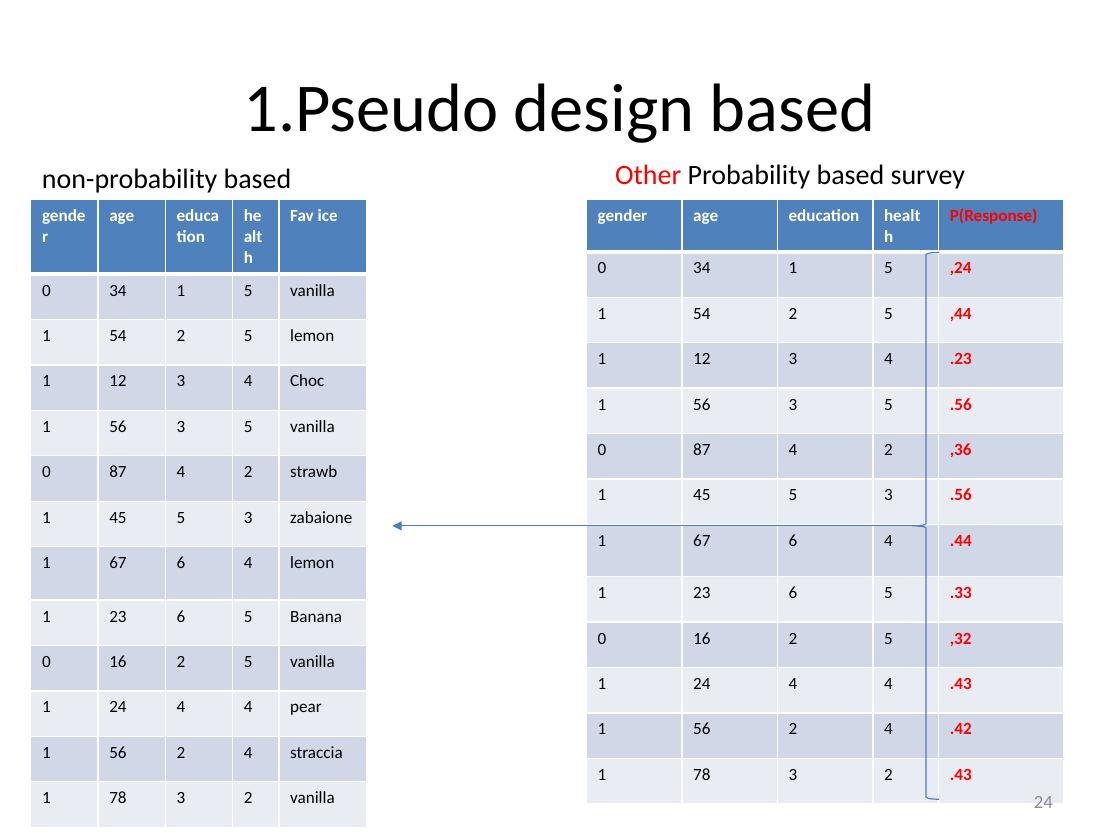
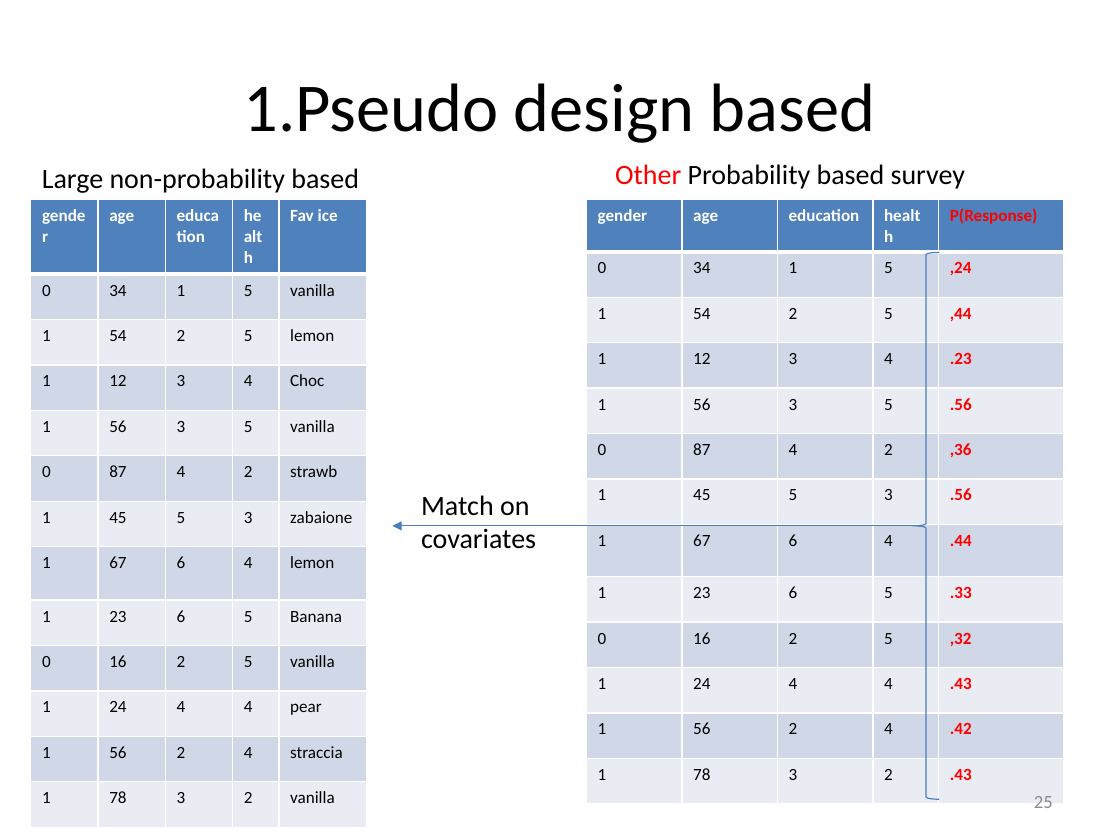
Before and after one commit to peterlugtig/peterlugtig.github.io, a slide deck: slide 25 of static/files/SDA/week13/lecture_week_13.pptx (slide 24 before the commit). Drawn at 1120x840 pixels with LibreOffice and Linux fonts; fonts in the diff are those of the drawing. Boxes give left, top, right and bottom in pixels: in the first picture for what was removed or moved away, otherwise in the second. Text is boxed around its words. In the diff, an @@ line names an element or a change of style, - is before the commit and + after.

```diff
--- a/static/files/SDA/week13/lecture_week_13.pptx
+++ b/static/files/SDA/week13/lecture_week_13.pptx
@@ text at <box>42,168,359,193</box>: text changed @@
-non-probability based
+Large non-probability based
@@ text added at <box>421,495,536,549</box>, 18 pt, text #000000 @@
+Match on covariates
@@ page number at <box>1034,796,1053,808</box>: text changed @@
-24
+25
```
Also in this commit, not shown: 22 other slides changed, 1 slide added, 3 other files.
